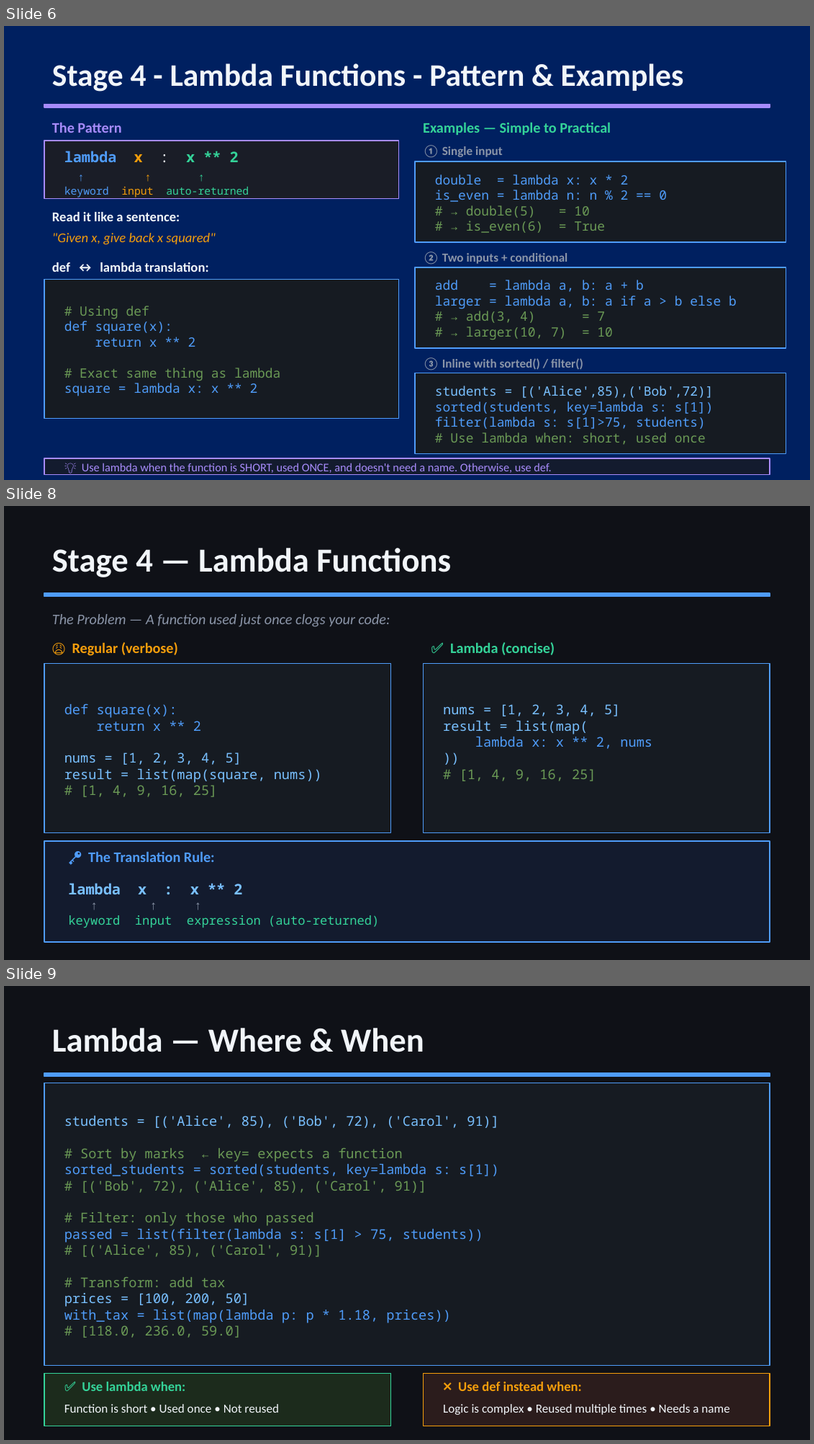
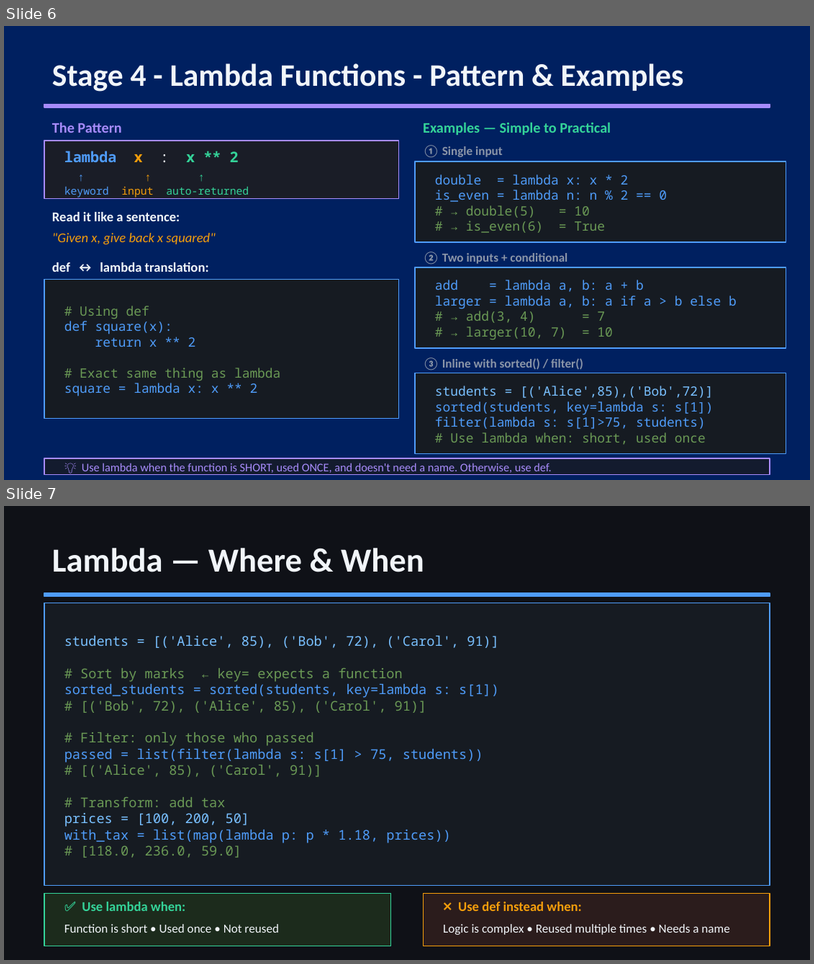
Before and after one commit to reachsatyavs/python-tutorials, a slide deck: 05-functions/Python_Functions.pptx. Shown one above the other, each under a label of ours: slides 6, 8 and 9 before the commit, slides 6 and 7 after it; the slides between them are not shown. The pictures are 814x1444 and 814x964 pixels, drawn with LibreOffice and Linux fonts; fonts in the diff are those of the drawing. Boxes give left, top, right and bottom in pixels: in the first picture for what was removed or moved away, otherwise in the second. Text is boxed around its words. In the diff, an @@ line names an element or a change of style, - is before the commit and + after.

Commit message:
updated functions slide

```diff
--- a/05-functions/Python_Functions.pptx
+++ b/05-functions/Python_Functions.pptx
@@ slide 8 removed at (4, 506, 810, 960), background #0F1117 @@
@@ text removed at (52, 548, 451, 577) @@
-Stage 4 — Lambda Functions
@@ rectangle removed at (44, 593, 770, 596) @@
@@ text removed at (52, 614, 390, 627) @@
-The Problem — A function used just once clogs your code:
@@ text removed at (72, 642, 178, 656) @@
-😩 Regular (verbose)
@@ text removed at (450, 642, 555, 655) @@
-✅ Lambda (concise)
@@ rectangle removed at (44, 663, 391, 833) @@
@@ rectangle removed at (423, 663, 770, 833) @@
@@ text removed at (64, 703, 322, 797) @@
-def square(x):
-return x ** 2
-nums = [1, 2, 3, 4, 5]
-result = list(map(square, nums))
-# [1, 4, 9, 16, 25]
@@ text removed at (443, 704, 653, 781) @@
-nums = [1, 2, 3, 4, 5]
-result = list(map(
-lambda x: x ** 2, nums
-))
-# [1, 4, 9, 16, 25]
@@ rectangle removed at (44, 841, 770, 942) @@
@@ text removed at (88, 851, 215, 862) @@
-🔑 The Translation Rule:
@@ text removed at (68, 883, 379, 927) @@
-lambda x : x ** 2
-↑ ↑ ↑
-keyword input expression (auto-returned)
@@ what was slide 9 is now slide 7 @@
```
Also in this commit, not shown: 1 other slide removed, 2 other files.
